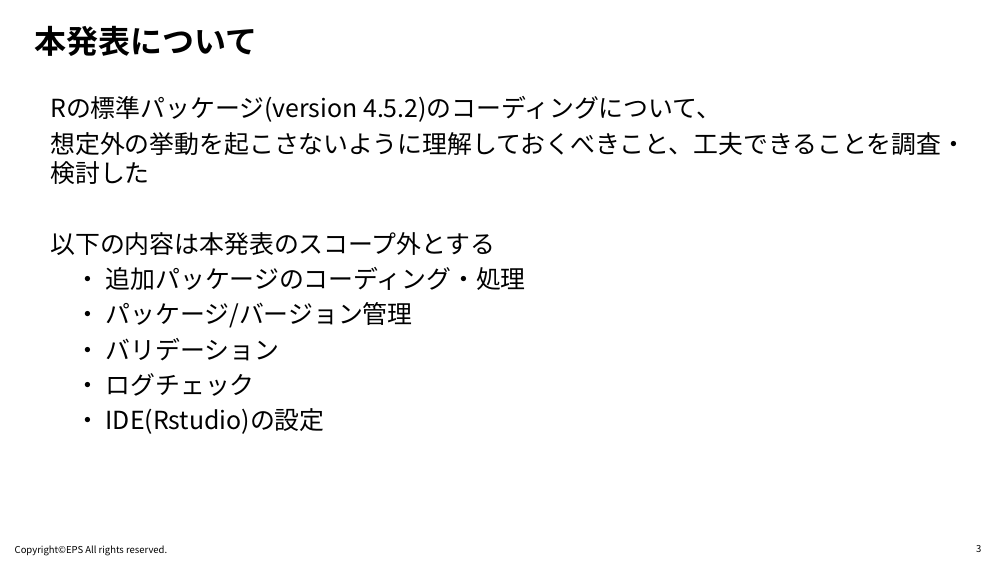
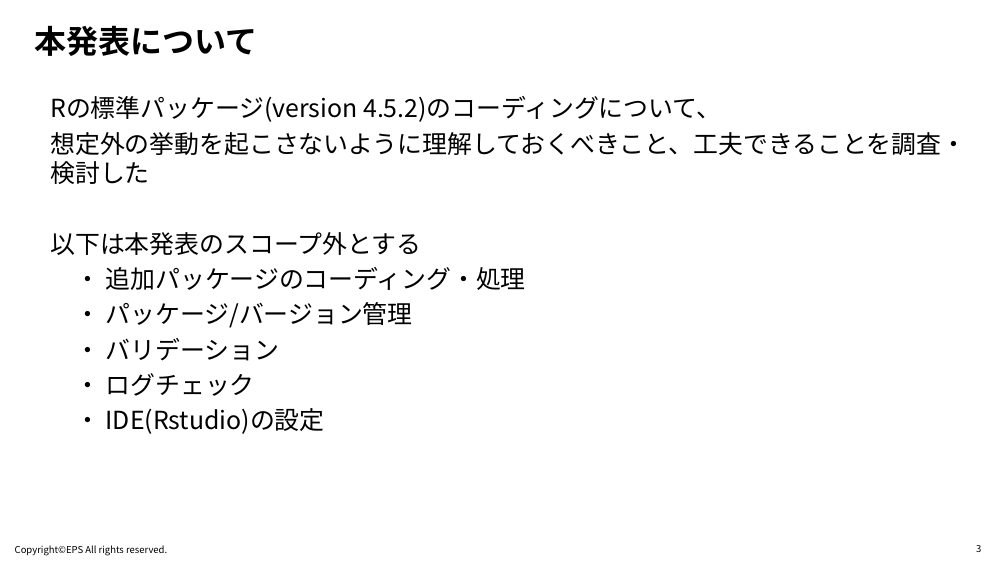
Before and after one commit to R-with-Pharma-Labo/Meetup_1, a slide deck: slide 3 of Materials/1440-1500_Oyama/Rの頑健なコードを書くにはどのような工夫が必要か.pptx. Drawn at 1008x567 pixels with LibreOffice and Linux fonts; fonts in the diff are those of the drawing; background and template pictures are left out. Boxes give left, top, right and bottom in pixels: in the first picture for what was removed or moved away, otherwise in the second. Text is boxed around its words. In the diff, an @@ line names an element or a change of style, - is before the commit and + after.

```diff
--- a/Materials/1440-1500_Oyama/Rの頑健なコードを書くにはどのような工夫が必要か.pptx
+++ b/Materials/1440-1500_Oyama/Rの頑健なコードを書くにはどのような工夫が必要か.pptx
@@ text at <box>50,232,421,255</box>: text changed @@
-以下の内容は本発表のスコープ外とする
+以下は本発表のスコープ外とする
```
Also in this commit, not shown: 12 other slides changed.
